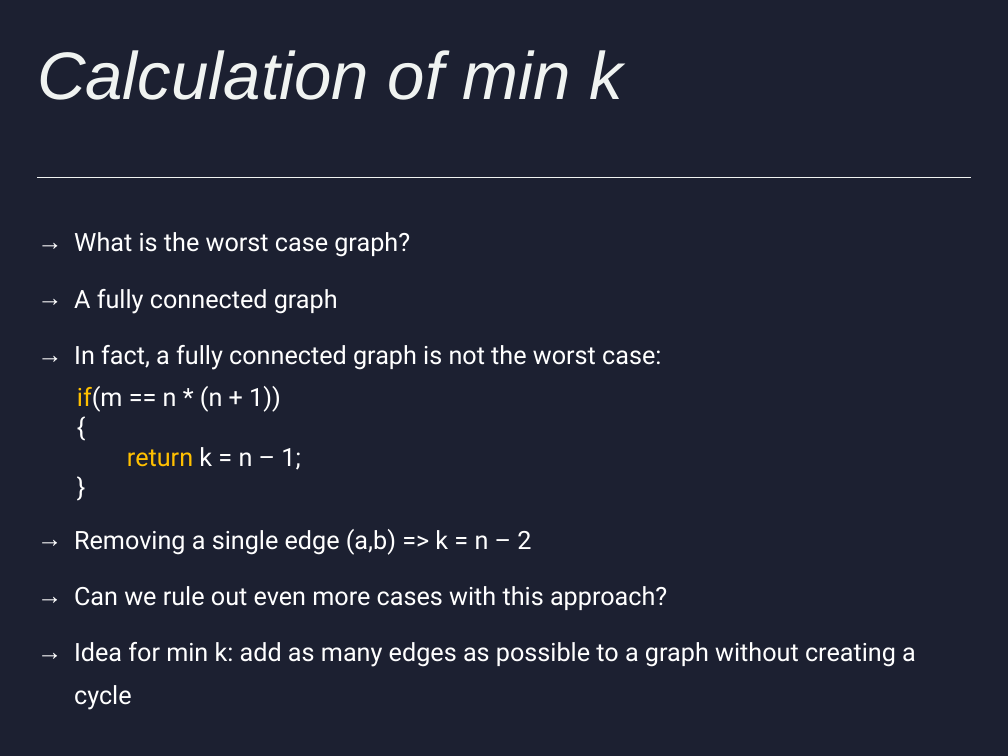
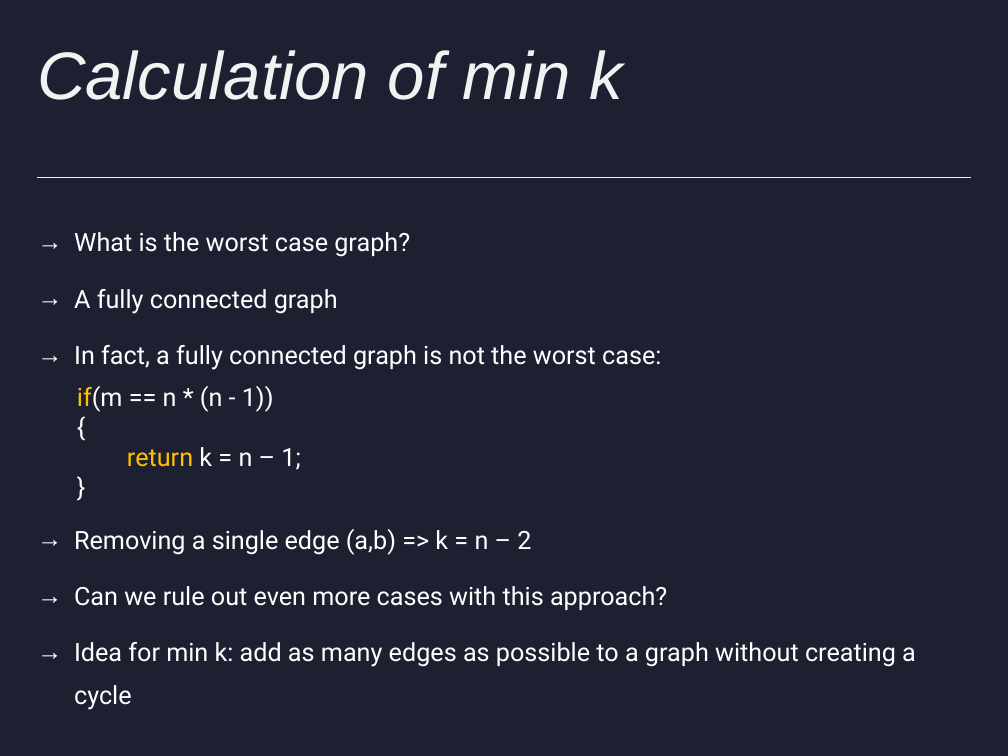
Before and after one commit to HenriDickel/DFVS-Solver, a slide deck: slide 30 of DFVS_Solver/out/production/DFVS_Solver/presentations/Präsentation.pptx (slide 29 before the commit). Drawn at 1008x756 pixels with LibreOffice and Linux fonts; fonts in the diff are those of the drawing. Boxes give left, top, right and bottom in pixels: in the first picture for what was removed or moved away, otherwise in the second. Text is boxed around its words. In the diff, an @@ line names an element or a change of style, - is before the commit and + after.

```diff
--- a/DFVS_Solver/out/production/DFVS_Solver/presentations/Präsentation.pptx
+++ b/DFVS_Solver/out/production/DFVS_Solver/presentations/Präsentation.pptx
@@ text at [77,386,274,412]: text changed @@
-if(m == n * (n + 1))
+if(m == n * (n - 1))
```
Also in this commit, not shown: 13 other slides changed, 4 slides added, 5 slides removed, 49 other files.
